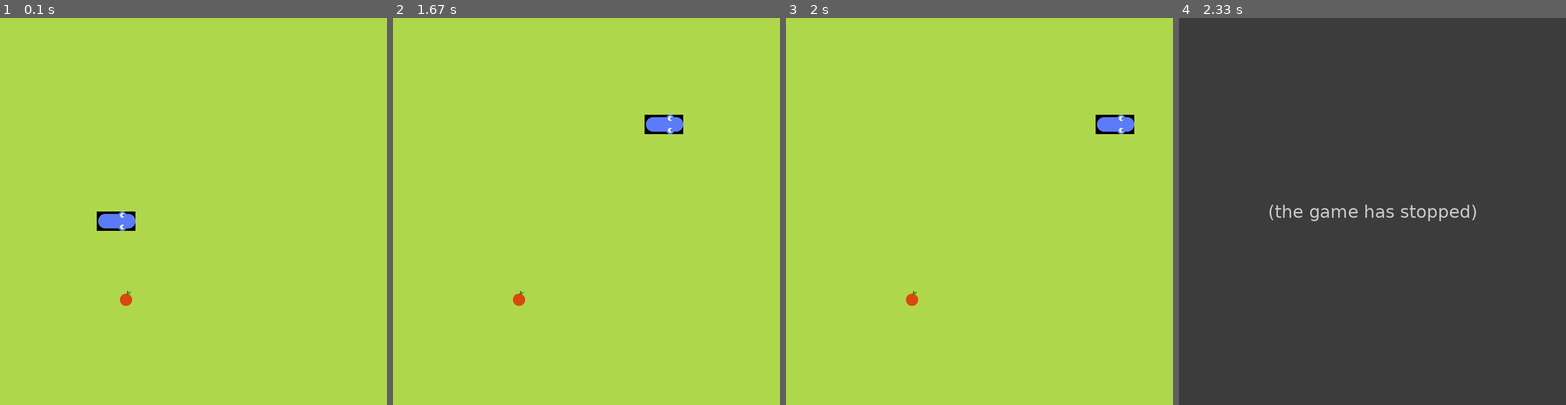
Above: before the commit, frames 1-4 (left to right).
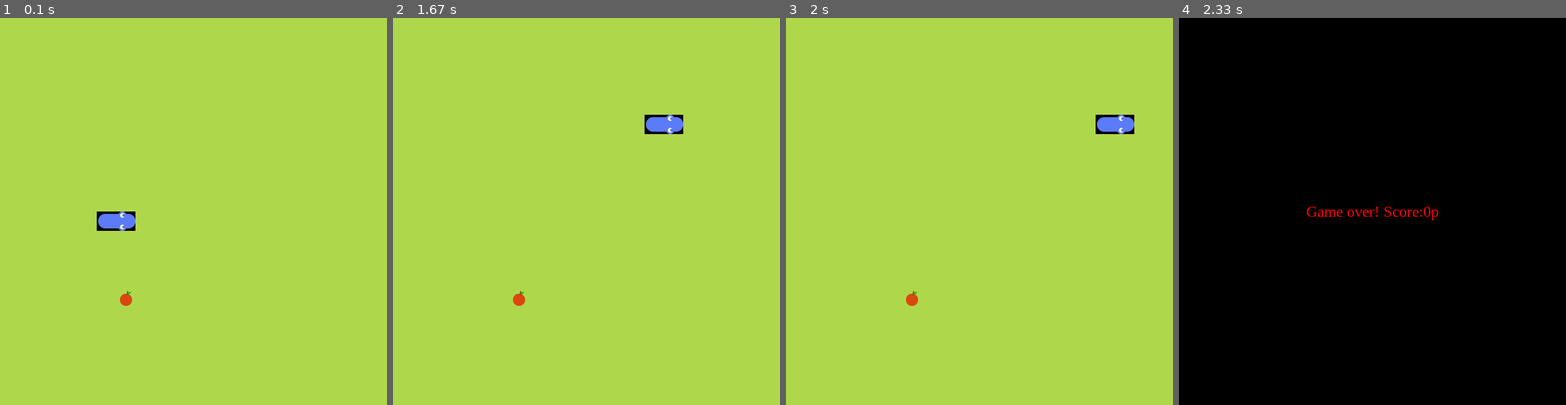
Above: after the commit, the same moments.

Repository: tenos200/snakePygame
Game: pygame game, started from snake.py
Two runs of this game, one before a commit and one after it. Both use one fixed random seed, a clock stepped at 60 frames per second and the inputs below.
Inputs:
- Up to frame 1 (0.1 s): no input
- Up to frame 2 (1.67 s): hold Right 0.33-0.8 s; hold Up 0.83-1.3 s; hold Right from 1.33 s (still down)
- Up to frame 3 (2 s): release Right at 1.8 s; hold Left from 1.83 s (still down)
- Up to frame 4 (2.33 s): keep holding Left

Frames 1-3 are identical in both runs. In frame 4, 100% of the frame differs, in the area x 0-100%, y 0-100%.
Before the commit the program exited at 2.28 s; later frames show no game.

Commit message:
score is now displayed when game is lost

Diff:
--- a/snake.py
+++ b/snake.py
@@ -7,6 +7,12 @@
 #to do -
 #add game over screen
 #add score
+
+
+
+class Menu:
+    def __init__(self):
+        pass
 
 class Snake:
     def __init__(self):
@@ -128,9 +134,7 @@
     def place_food(self):
         food_rect = pg.Rect(self.vector.x * cell_size,
                 self.vector.y * cell_size, cell_size, cell_size)
-
         board.blit(apple_graphic, food_rect)
-        #pg.draw.rect(board, (255, 0, 0), food_rect)
 
     def new_position(self):
         self.x = random.randint(0, cell_number - 1)
@@ -138,12 +142,12 @@
         self.vector = v2(self.x, self.y)
 
 
-
-
 class Main:
     def __init__(self):
+        self.score = 0
         self.snake = Snake()
         self.food = Food()
+        self.game_over_menu = True
 
     def update(self):
         self.snake.move_snake()
@@ -157,6 +161,7 @@
         if self.food.vector == self.snake.body[0]:
             self.food.new_position()
             self.snake.grow_snake()
+            self.update_score()
 
     def check_boundary(self):
         if (self.snake.body[0].x >= cell_number or self.snake.body[0].x < 0):
@@ -169,14 +174,37 @@
                 self.game_over()
 
     def game_over(self):
-            pg.quit()
-            sys.exit()
-
+
+        board.fill(game_over_color)
+        self.display_message()
+        pg.display.update()
+
+        while self.game_over_menu:
+            for event in pg.event.get():
+                if event.type == pg.KEYDOWN:
+                    if event.key == pg.K_q:
+                        pg.quit()
+                        sys.exit()
+                    if event.key == pg.K_r:
+                        game_over_menu = False
+
+
+    def update_score(self):
+        self.score+=10
+
+    def display_message(self):
+        font = pg.font.SysFont('timesnewroman', 32)
+        text = font.render(f'Game over! Score:{self.score}p', True, (255, 0, 0),
+                (0, 0, 0))
+        textRect = text.get_rect()
+        textRect.center = (cell_number*cell_size / 2, cell_number*cell_size / 2)
+        board.blit(text, textRect)
 
 
 pg.init()
 clock = pg.time.Clock()
 framerate = 60
+game_over_color = (0, 0, 0)
 bg_color = (175, 215, 75)
 cell_size = 40
 cell_number = 20
